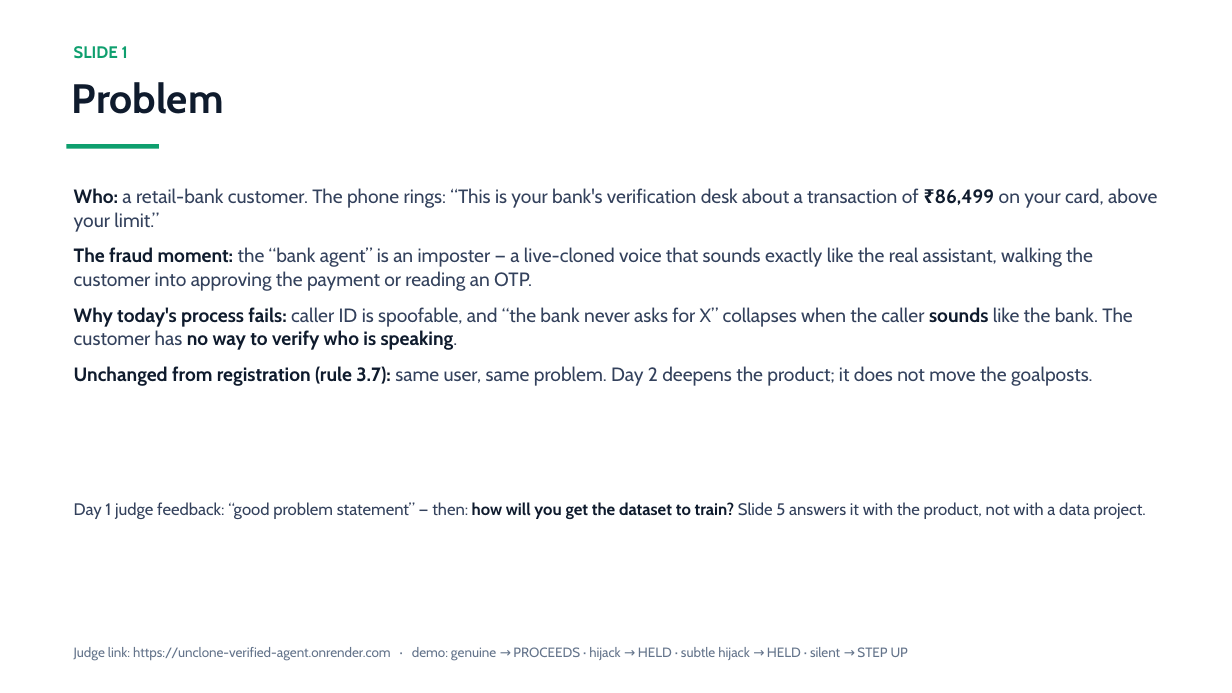
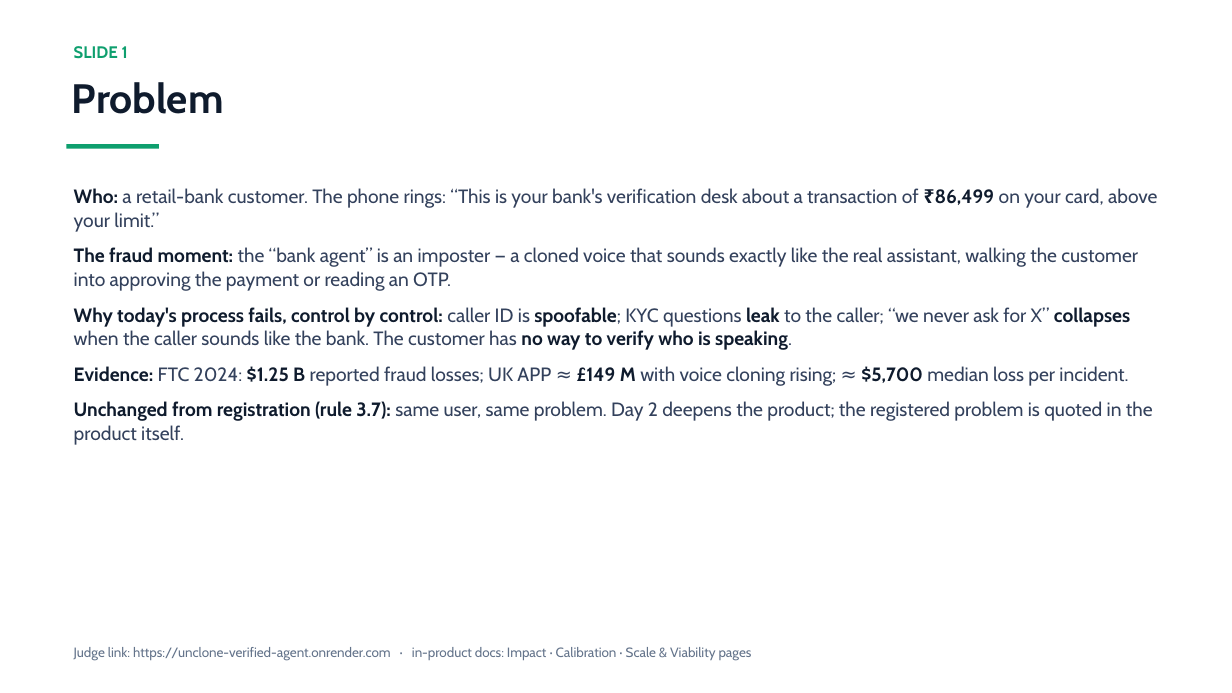
Before and after one commit to Lion4467cat/verified-agent-badge, a slide deck: slide 1 of UNCLONE-day2-deck.pptx. Drawn at 1232x693 pixels with LibreOffice and Linux fonts; fonts in the diff are those of the drawing. Boxes give left, top, right and bottom in pixels: in the first picture for what was removed or moved away, otherwise in the second. Text is boxed around its words. In the diff, an @@ line names an element or a change of style, - is before the commit and + after.

```diff
--- a/UNCLONE-day2-deck.pptx
+++ b/UNCLONE-day2-deck.pptx
@@ text at box(74, 247, 1153, 445): text changed @@
-The fraud moment: the “bank agent” is an imposter — a live-cloned voice that sounds exactly like the real assistant, walking the customer into approving the payment or reading an OTP.
-Why today's process fails: caller ID is spoofable, and “the bank never asks for X” collapses when the caller sounds like the bank. The customer has no way to verify who is speaking.
-Unchanged from registration (rule 3.7): same user, same problem. Day 2 deepens the product; it does not move the goalposts.
+The fraud moment: the “bank agent” is an imposter — a cloned voice that sounds exactly like the real assistant, walking the customer into approving the payment or reading an OTP.
+Why today's process fails, control by control: caller ID is spoofable; KYC questions leak to the caller; “we never ask for X” collapses when the caller sounds like the bank. The customer has no way to verify who is speaking.
+Evidence: FTC 2024: $1.25 B reported fraud losses; UK APP ≈ £149 M with voice cloning rising; ≈ $5,700 median loss per incident.
+Unchanged from registration (rule 3.7): same user, same problem. Day 2 deepens the product; the registered problem is quoted in the product itself.
@@ text removed at box(74, 502, 1146, 519) @@
-Day 1 judge feedback: “good problem statement” — then: how will you get the dataset to train? Slide 5 answers it with the product, not with a data project.
@@ text at box(74, 647, 752, 660): text changed @@
-Judge link: https://unclone-verified-agent.onrender.com · demo: genuine → PROCEEDS · hijack → HELD · subtle hijack → HELD · silent → STEP UP
+Judge link: https://unclone-verified-agent.onrender.com · in-product docs: Impact · Calibration · Scale & Viability pages
```
Also in this commit, not shown: 2 other slides changed, 2 slides added, 2 slides removed, 2 other files.
